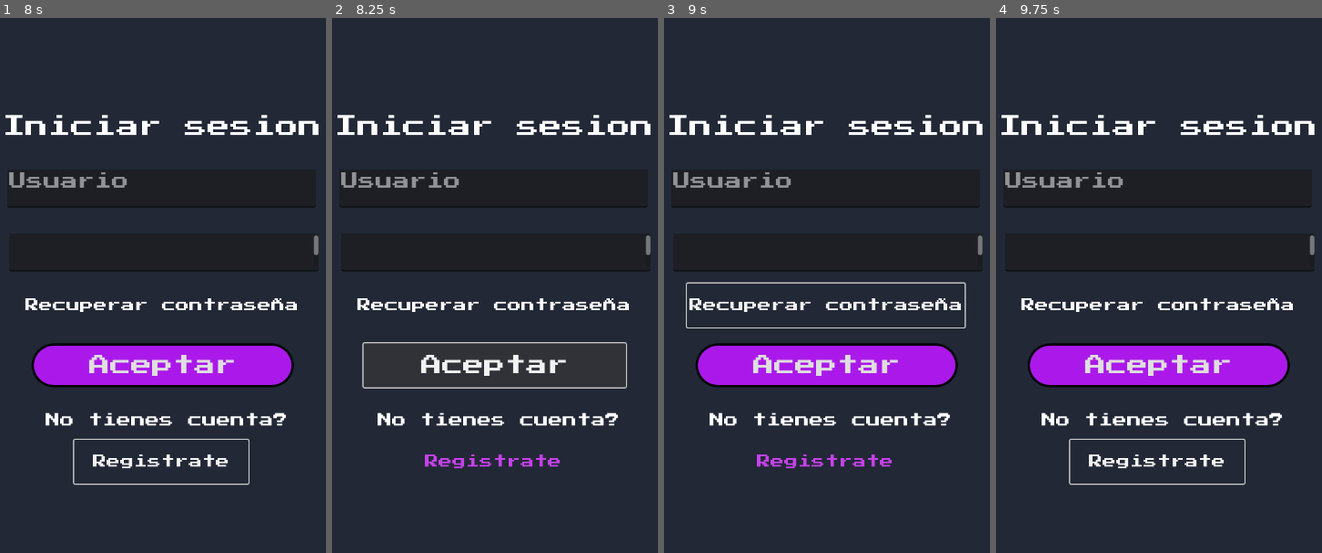
Above: before the commit, frames 1-4 (left to right).
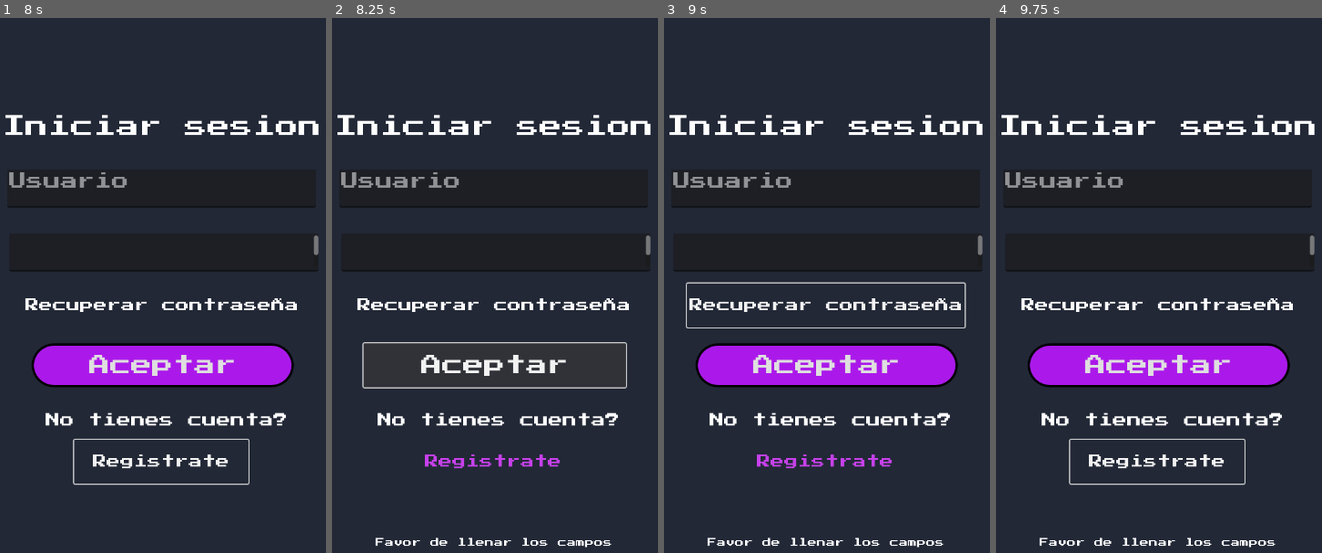
Above: after the commit, the same moments.

Repository: TonyCast2005/Galileo
Game: Godot game, scene res://escenas/usuario/registro/registrarse.tscn
Same seed, same stepped clock (60 frames per second), same inputs: the game is played once before the commit and once after it. This scene is started directly instead of the project's main scene.
Inputs (mouse positions are in pixels of both pictures, inside the frame that each line leads up to):
- Up to frame 1 (8 s): click (163, 119) at 0.52 s; type "12" at 0.6 s; click (166, 178) at 0.75 s; type "12" at 0.83 s; click (166, 242) at 0.98 s; type "12" at 1.07 s; click (166, 306) at 1.27 s; type "12" at 1.35 s; click "Aceptar" at 2 s; click "Inicia sesión" at 2.75 s; click "Aceptar" at 3.5 s; click "Inicia sesión" at 4.25 s; click "Aceptar" at 5 s; click "Inicia sesión" at 5.75 s; tap Enter (ui_accept) at 6.5, 6.77 s; move the mouse to (254, 253) at 6.52 s; click (254, 253) at 6.6 s; click "Registrate" at 7.25 s
- Up to frame 2 (8.25 s): click "Aceptar" at 8 s
- Up to frame 3 (9 s): click "Recuperar contraseña" at 8.75 s
- Up to frame 4 (9.75 s): click "Registrate" at 9.5 s

Frame 1 is identical in both runs. In frame 2, 0.4% of the frame differs, in the area x 13-86%, y 97-99%; in frame 3, 0.4%; in frame 4, 0.4%.
Error before the commit: Invalid access to property or key 'message' on a base object of type 'String'. (res://escenas/usuario/registro/registrarse.gd:22)
Error after the commit: Invalid access to property or key 'message' on a base object of type 'String'. (res://escenas/usuario/registro/registrarse.gd:24)

Commit message:
funciona el creear cuenta

Diff:
--- a/galileo/escenas/usuario/registro/RecuperarContrasena.tscn
+++ b/galileo/escenas/usuario/registro/RecuperarContrasena.tscn
@@ -61,4 +61,13 @@
 position = Vector2(366, 446)
 texture = ExtResource("1_4eias")
 
+[node name="Mensaje" type="Label" parent="."]
+offset_left = 56.0
+offset_top = 878.0
+offset_right = 661.0
+offset_bottom = 1032.0
+horizontal_alignment = 1
+vertical_alignment = 1
+autowrap_mode = 1
+
 [connection signal="pressed" from="recuperar" to="." method="_on_recuperar_pressed"]
--- a/galileo/escenas/usuario/registro/iniciarSesion.tscn
+++ b/galileo/escenas/usuario/registro/iniciarSesion.tscn
@@ -110,5 +110,14 @@
 text = "Recuperar contraseña"
 flat = true
 
+[node name="Mensaje" type="Label" parent="."]
+offset_left = 56.0
+offset_top = 1007.0
+offset_right = 661.0
+offset_bottom = 1161.0
+horizontal_alignment = 1
+vertical_alignment = 1
+autowrap_mode = 1
+
 [connection signal="pressed" from="registrarse" to="." method="_on_registrarse_pressed"]
 [connection signal="pressed" from="aceptar" to="." method="_on_aceptar_pressed"]
--- a/galileo/escenas/usuario/registro/iniciar_sesion.gd
+++ b/galileo/escenas/usuario/registro/iniciar_sesion.gd
@@ -1,7 +1,7 @@
 extends Control
 
-@onready var usuario = $Usuario
-@onready var contrasena = $Contrasena
+@onready var usuario = $usuario
+@onready var contrasena = $contraseña
 @onready var mensaje = $Mensaje
 var auth
 
@@ -10,6 +10,11 @@
 	add_child(auth)
 
 func _on_aceptar_pressed():
+	if usuario.text.is_empty() or contrasena.text.is_empty():
+		mensaje.text = "Favor de llenar los campos"
+		print("Favor de llenar los campos")
+		return
+
 	var res = await auth.login_user(usuario.text, contrasena.text)
 	if "error" in res:
 		mensaje.text = "Credenciales incorrectas"
--- a/galileo/escenas/usuario/registro/registrarse.gd
+++ b/galileo/escenas/usuario/registro/registrarse.gd
@@ -12,6 +12,8 @@
 	auth = load("res://escenas/usuario/registro/firebase_auth.gd").new()
 	add_child(auth)
 
+
+
 func _on_aceptar_pressed():
 	if contrasena.text != confirmar.text:
 		mensaje.text = "Las contraseñas no coinciden"
@@ -24,6 +26,8 @@
 		mensaje.text = "Cuenta creada correctamente"
 		get_tree().change_scene_to_file("res://escenas/usuario/Perfil/perfil.tscn")
 
-
-func _on_iniciar_sesion_pressed():
-	get_tree().change_scene_to_file("res://escenas/usuario/registro/iniciarSesion.tscn")
+func _on_iniciarsesion_pressed():
+	print("✅ Botón presionado correctamente")
+	var path = "res://escenas/usuario/registro/iniciarSesion.tscn"
+	var error = get_tree().change_scene_to_file(path)
+	print("Resultado:", error)
--- a/galileo/escenas/usuario/registro/registrarse.tscn
+++ b/galileo/escenas/usuario/registro/registrarse.tscn
@@ -102,7 +102,7 @@
 theme_override_font_sizes/font_size = 25
 text = "Ya tienes cuenta?"
 
-[node name="IniciarSesion" type="Button" parent="."]
+[node name="Iniciarsesion" type="Button" parent="."]
 layout_mode = 0
 offset_left = 214.0
 offset_top = 930.0
@@ -123,6 +123,7 @@
 offset_bottom = 1161.0
 horizontal_alignment = 1
 vertical_alignment = 1
+autowrap_mode = 1
 
 [connection signal="pressed" from="aceptar" to="." method="_on_aceptar_pressed"]
-[connection signal="pressed" from="IniciarSesion" to="." method="_on_iniciar_sesion_pressed"]
+[connection signal="pressed" from="Iniciarsesion" to="." method="_on_iniciarsesion_pressed"]
